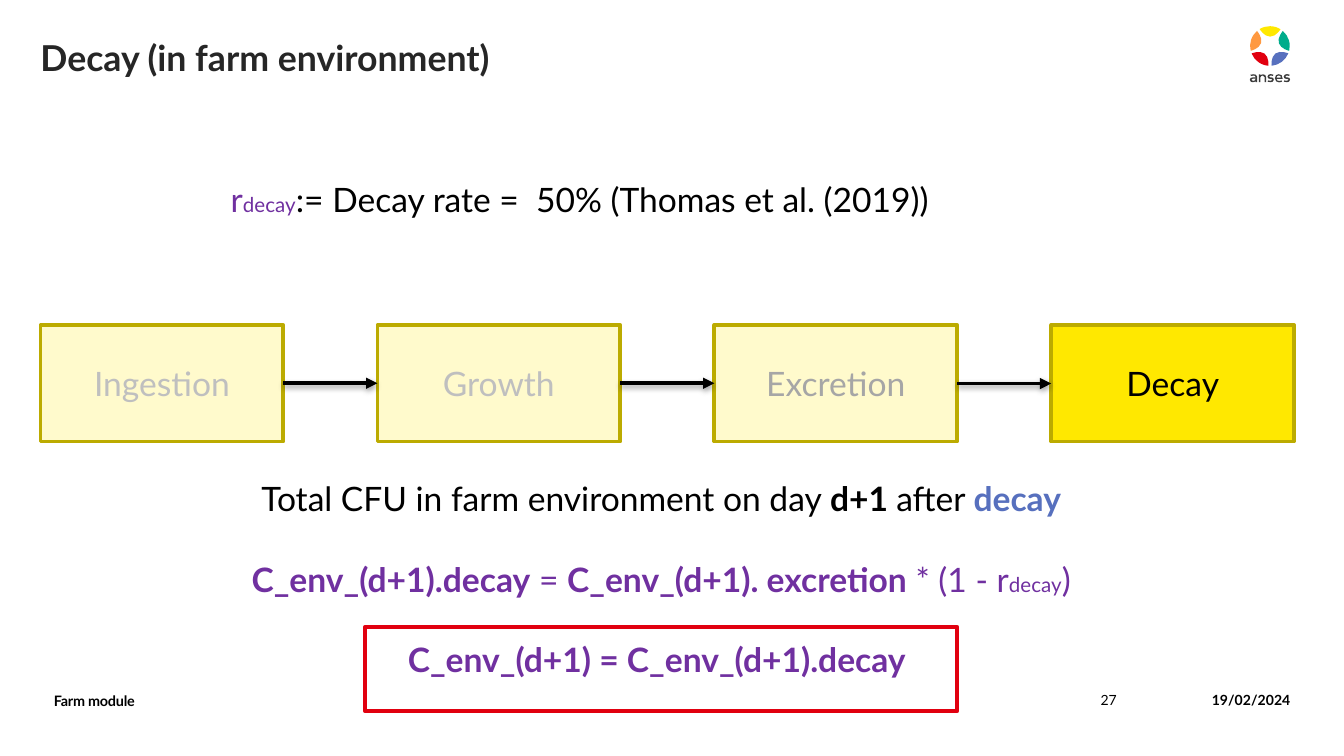
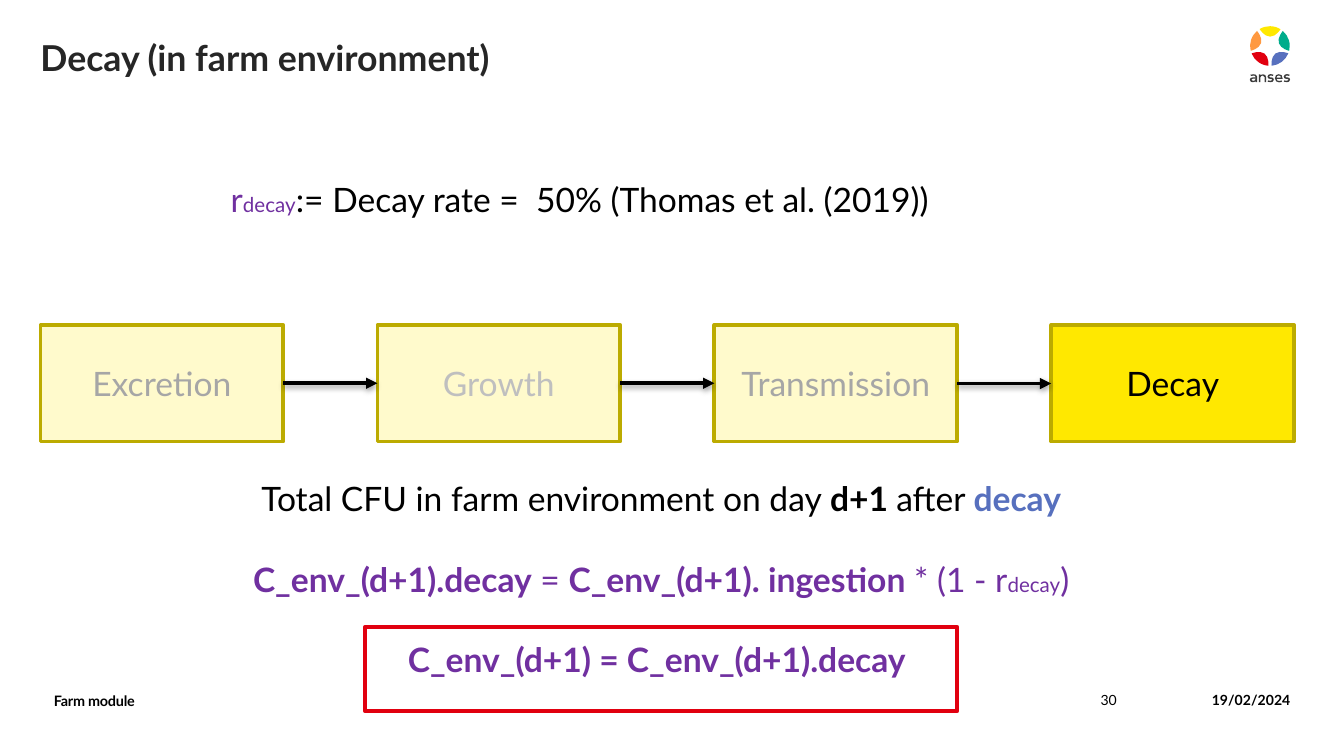
Before and after one commit to ENVIRE-JPIAMR/farm-module, a slide deck: slide 30 of docs/farm_module.pptx (slide 27 before the commit). Drawn at 1344x756 pixels with LibreOffice and Linux fonts; fonts in the diff are those of the drawing. Boxes give left, top, right and bottom in pixels: in the first picture for what was removed or moved away, otherwise in the second. Text is boxed around its words. In the diff, an @@ line names an element or a change of style, - is before the commit and + after.

```diff
--- a/docs/farm_module.pptx
+++ b/docs/farm_module.pptx
@@ text in rectangle at [92,371,231,396]: text changed; text colour #BFBFBF to #A6A6A6 @@
-Ingestion
+Excretion
@@ text in rectangle at [741,372,930,396]: text changed @@
-Excretion
+Transmission
@@ text at [253,566,965,598]: text changed @@
-C_env_(d+1).decay = C_env_(d+1). excretion * (1 - rdecay)
+C_env_(d+1).decay = C_env_(d+1). ingestion * (1 - rdecay)
@@ page number at [1101,695,1117,705]: text changed @@
-27
+30
```
Also in this commit, not shown: 17 other slides changed, 2 slides added, 1 slide removed.
